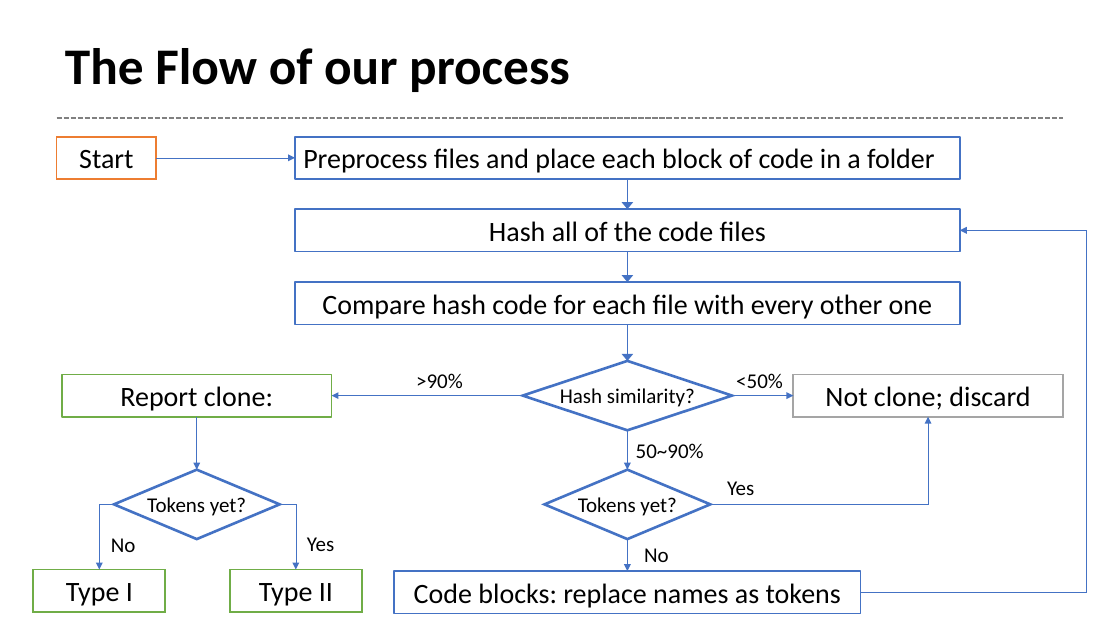
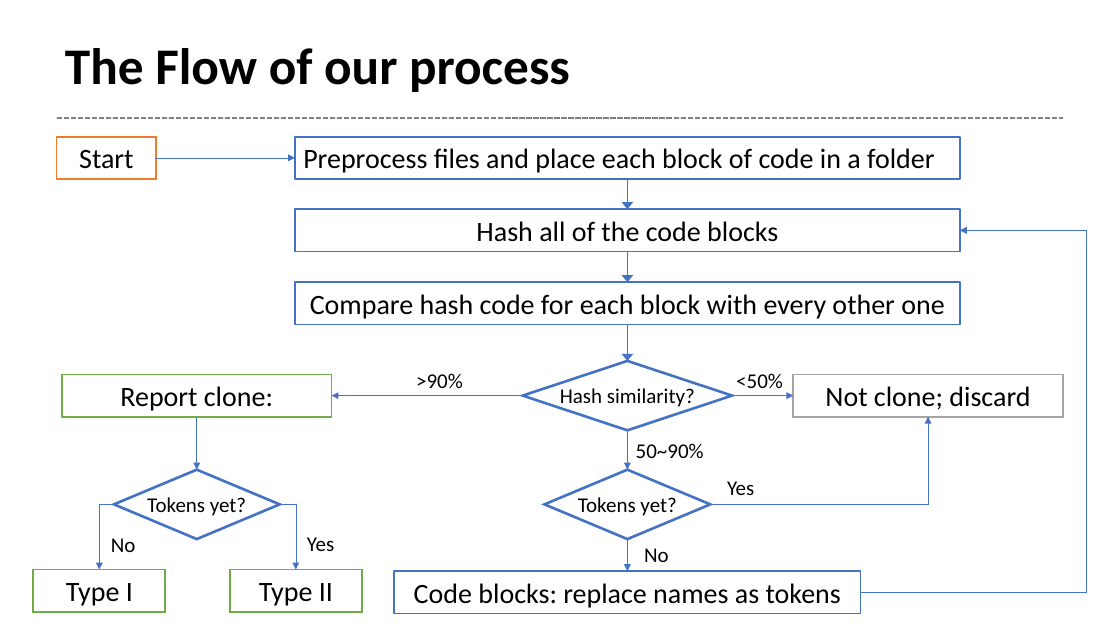
Before and after one commit to Tetricz/CodeCloneDetector, a slide deck: slide 3 of presentation.pptx. Drawn at 1120x630 pixels with LibreOffice and Linux fonts; fonts in the diff are those of the drawing. Boxes give left, top, right and bottom in pixels: in the first picture for what was removed or moved away, otherwise in the second. Text is boxed around its words. In the diff, an @@ line names an element or a change of style, - is before the commit and + after.

Commit message:
edited flow slide in presentation.pptx

```diff
--- a/presentation.pptx
+++ b/presentation.pptx
@@ text in rectangle at (476,221,778,242): text changed @@
-Hash all of the code files
+Hash all of the code blocks
@@ text in rectangle at (310,294,944,319): text changed @@
-Compare hash code for each file with every other one
+Compare hash code for each block with every other one
```
